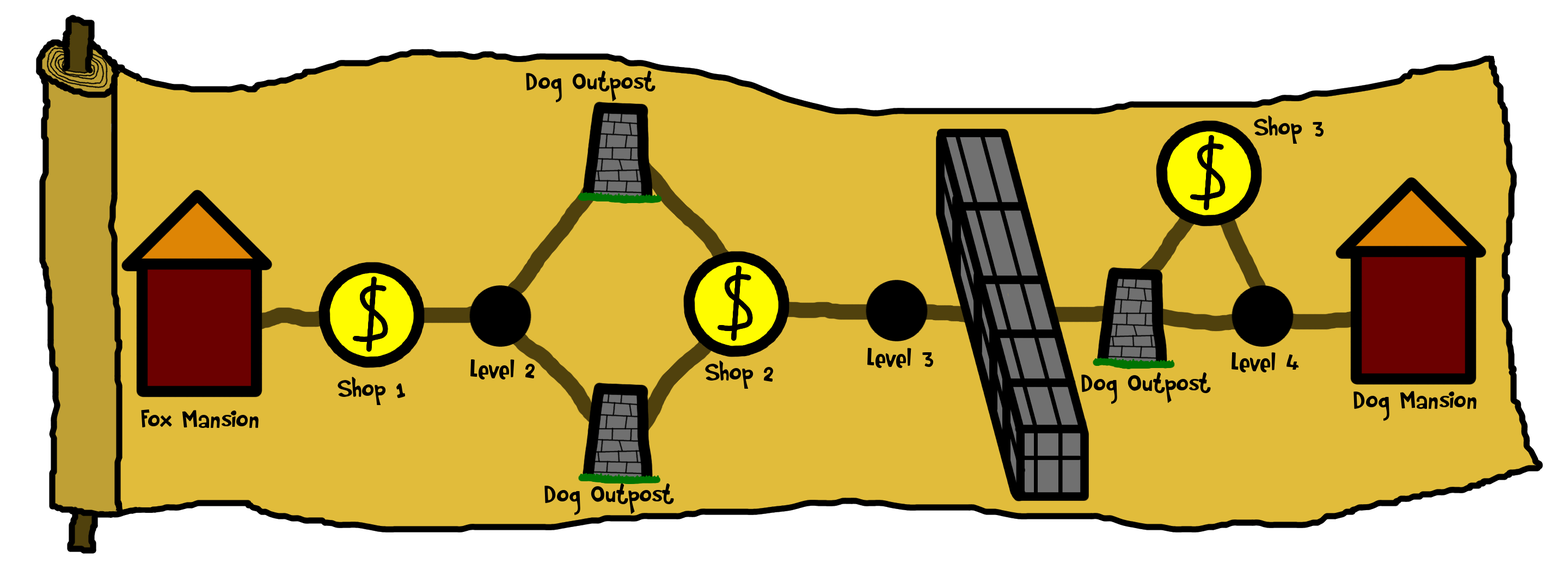
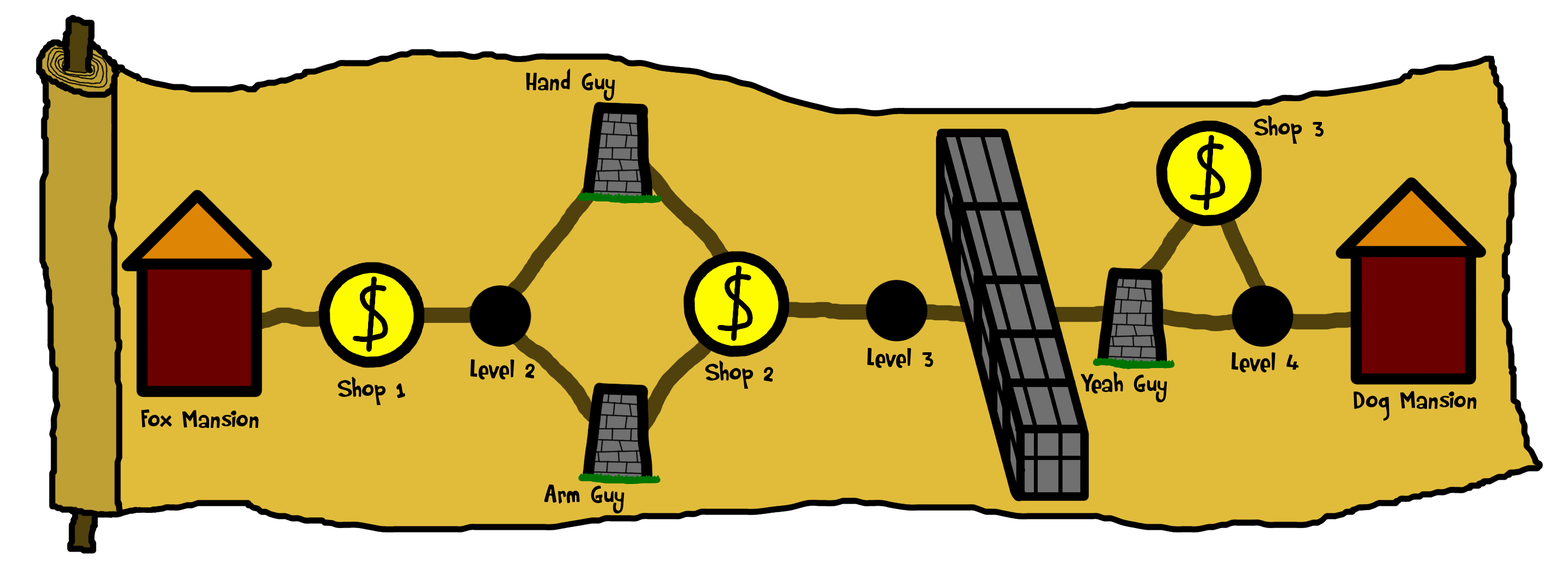
Before/after of a (1568, 588) layered artwork. What changed in the layer stack:
renamed "Dog Outpost #2" to "Yeah Guy", painted on it over left=1080, top=371, right=1211, bottom=404
renamed "Dog Outpost #1" to "Hand Guy", painted on it over left=525, top=68, right=656, bottom=103
renamed "Dog Outpost" to "Arm Guy", painted on it over left=543, top=482, right=675, bottom=516
